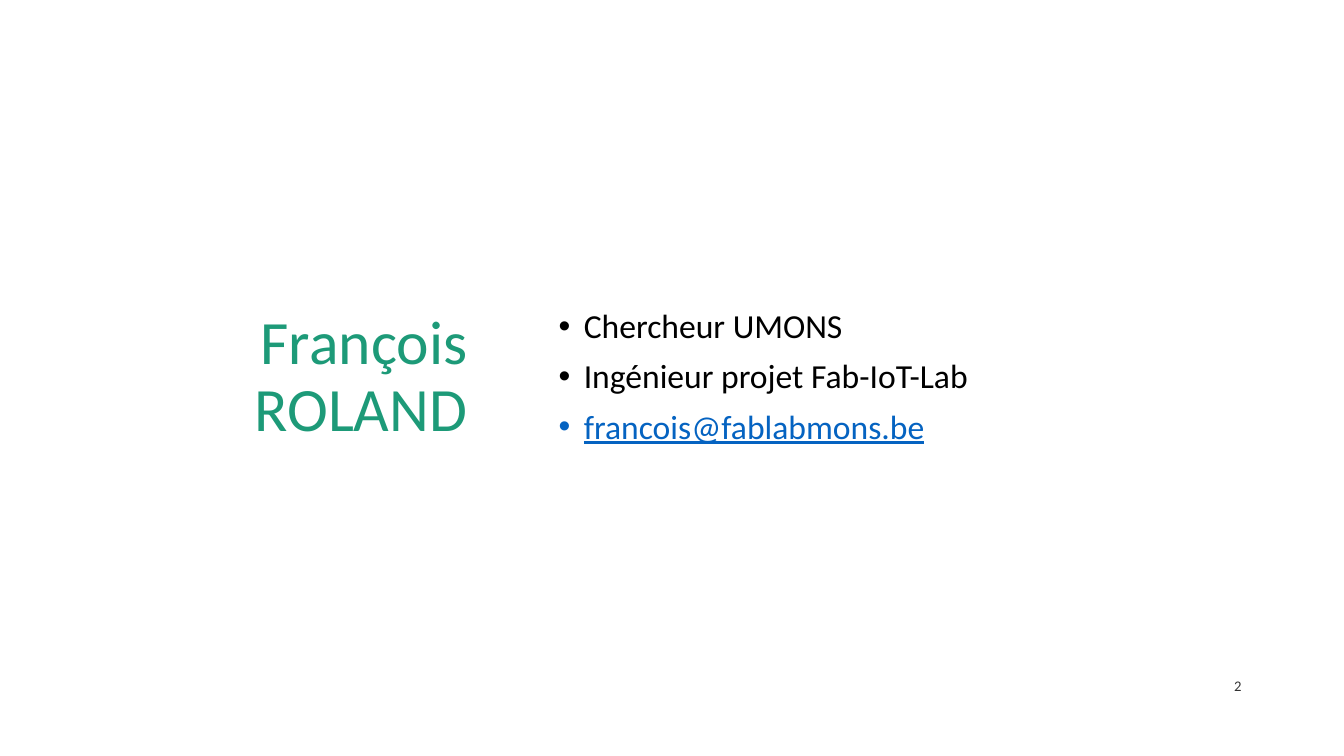
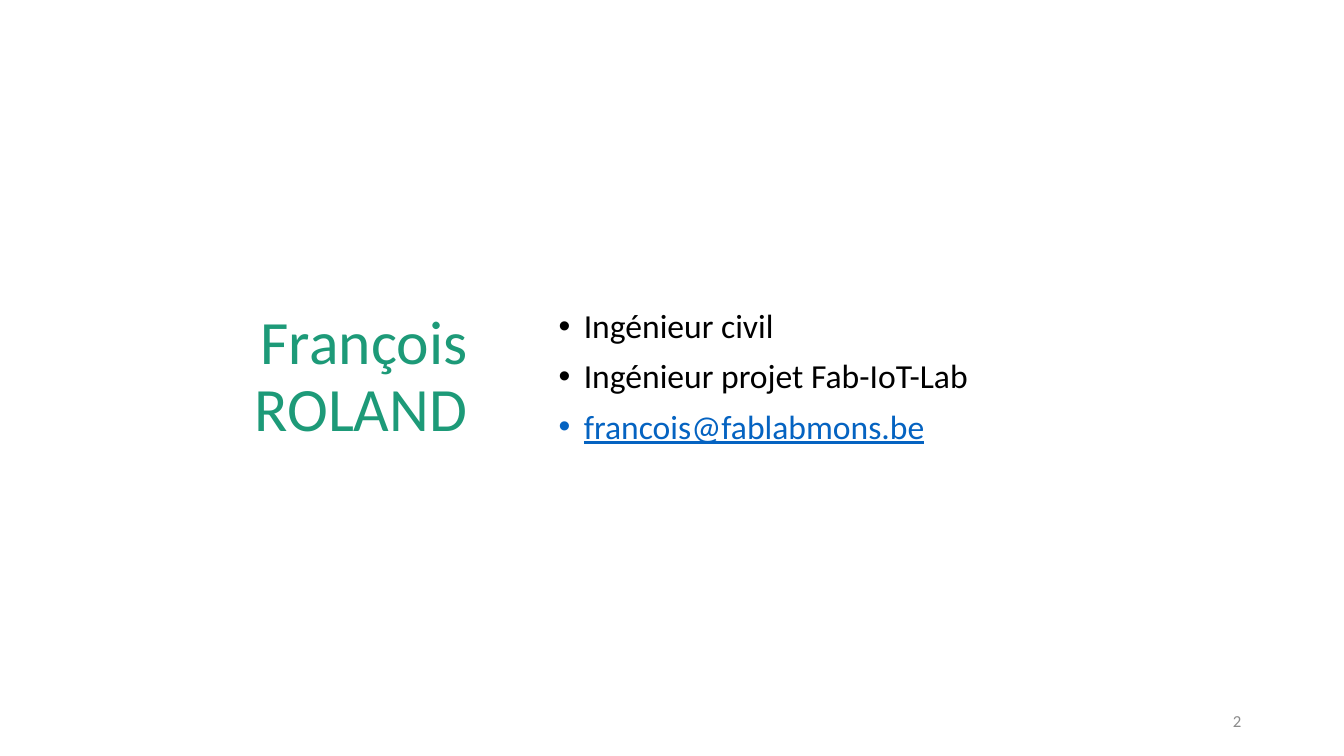
Before and after one commit to FabLabMons/iotlab-connectedobject-workshop, a slide deck: slide 2 of 201809-FabIoTLab-Objet connecte.pptx. Drawn at 1344x756 pixels with LibreOffice and Linux fonts; fonts in the diff are those of the drawing. Boxes give left, top, right and bottom in pixels: in the first picture for what was removed or moved away, otherwise in the second. Text is boxed around its words. In the diff, an @@ line names an element or a change of style, - is before the commit and + after.

```diff
--- a/201809-FabIoTLab-Objet connecte.pptx
+++ b/201809-FabIoTLab-Objet connecte.pptx
@@ text at (584, 314, 773, 344): text changed @@
-• Chercheur UMONS
+• Ingénieur civil
@@ page number: place and size @@
-page number at (1234, 681, 1241, 691)
+page number at (1233, 716, 1241, 727)
@@ page number at (1233, 716, 1241, 727): size 10.5 to 12 pt, text colour #000000 at 80% opacity to #8C8C8C; less space between paragraphs @@
```
Also in this commit, not shown: 19 other slides changed, 6 slides added, 1 slide removed.
